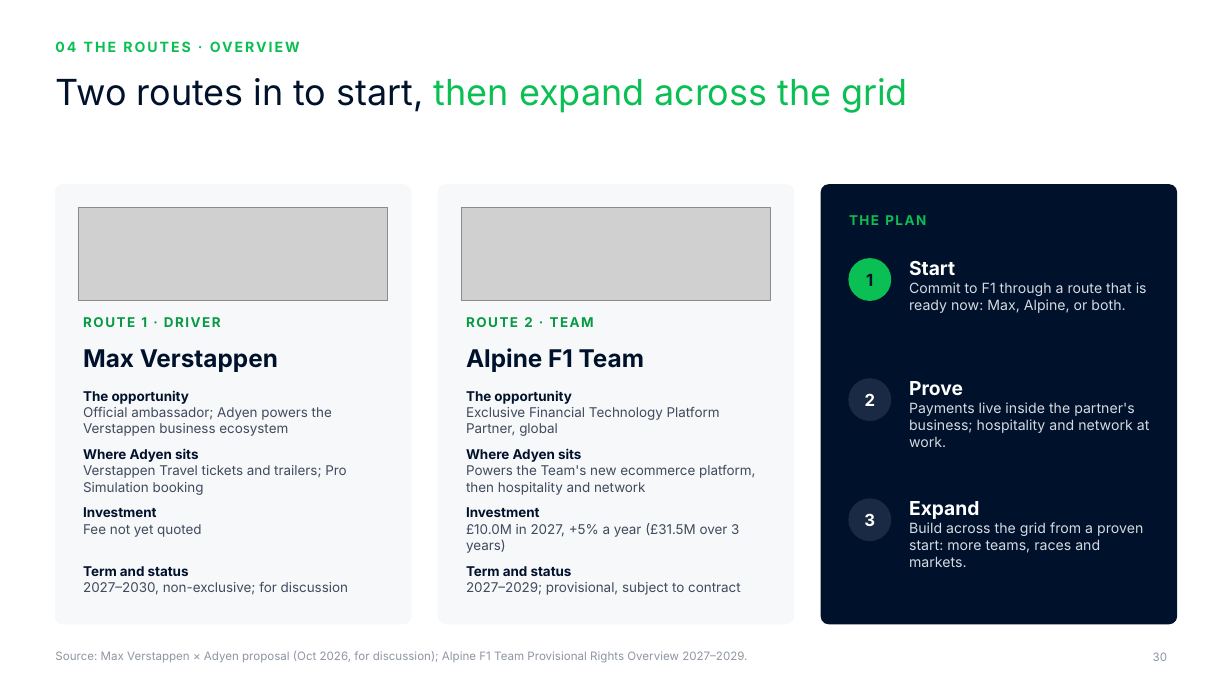
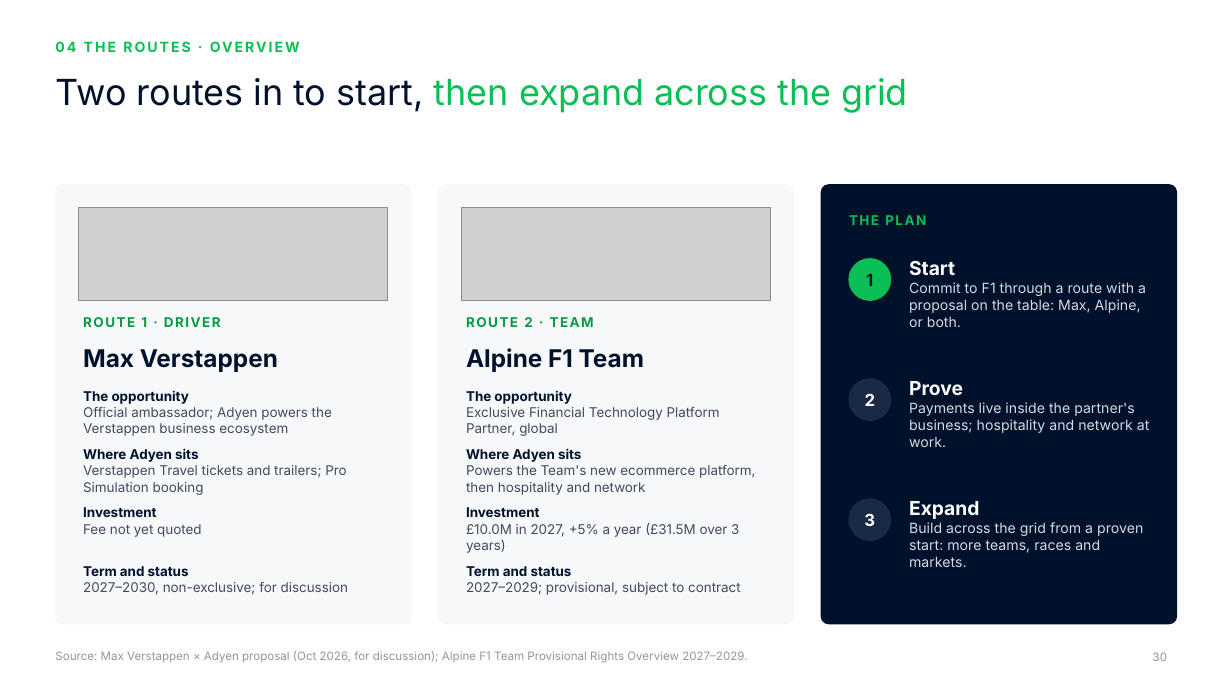
Before and after one commit to rahulgopalan42/rg42, a slide deck: slide 30 of adyen-f1-deck/Adyen x F1 - Chairman deck.pptx. Drawn at 1232x693 pixels with LibreOffice and Linux fonts; fonts in the diff are those of the drawing; grey boxes stand for pictures; background and template pictures are left out. Boxes give left, top, right and bottom in pixels: in the first picture for what was removed or moved away, otherwise in the second. Text is boxed around its words. In the diff, an @@ line names an element or a change of style, - is before the commit and + after.

```diff
--- a/adyen-f1-deck/Adyen x F1 - Chairman deck.pptx
+++ b/adyen-f1-deck/Adyen x F1 - Chairman deck.pptx
@@ text at [909,282,1146,327]: text changed @@
-Commit to F1 through a route that is ready now: Max, Alpine, or both.
+Commit to F1 through a route with a proposal on the table: Max, Alpine, or both.
```
Also in this commit, not shown: 3 other slides changed, 3 other files.
